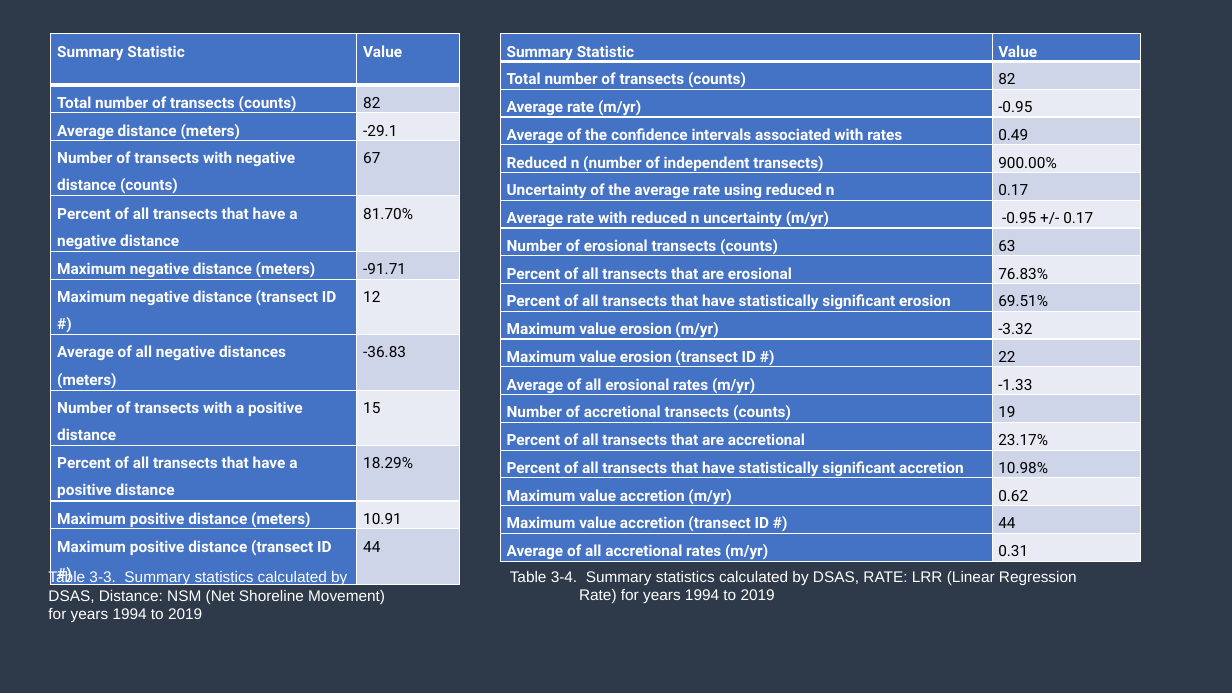
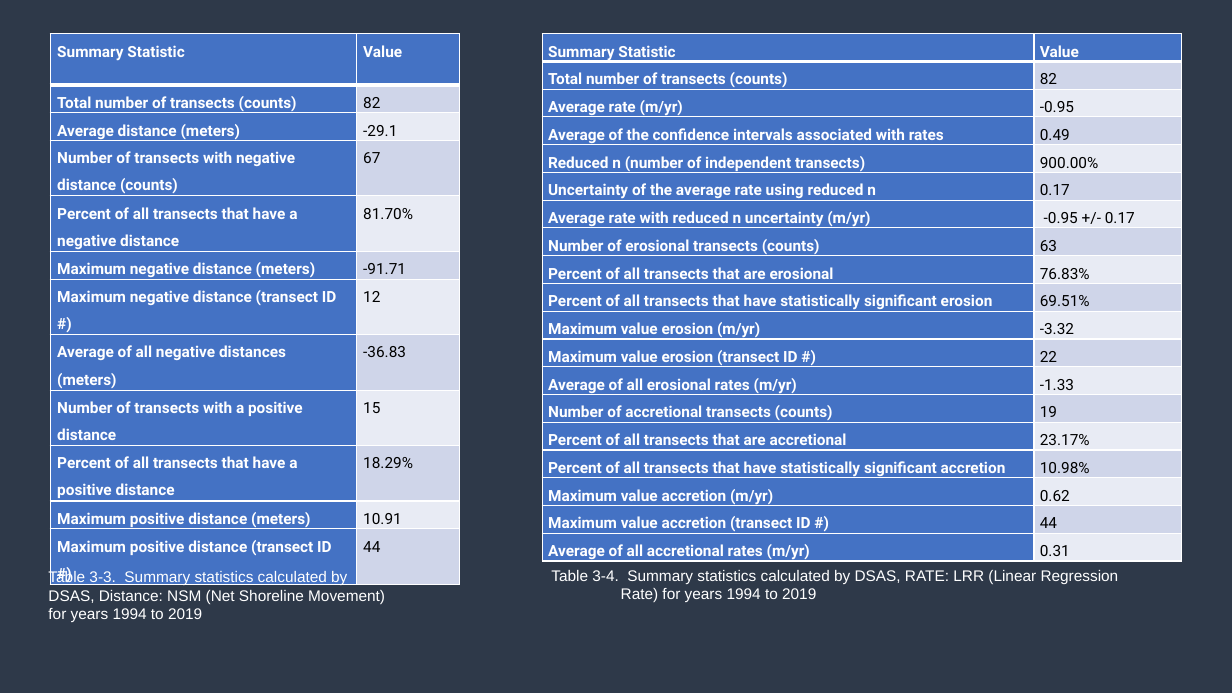
Before and after one commit to melimore86/graduate_courses, a slide deck: slide 21 of graduate_research/defense_moreno.pptx (slide 19 before the commit). Drawn at 1232x693 pixels with LibreOffice and Linux fonts; fonts in the diff are those of the drawing. Boxes give left, top, right and bottom in pixels: in the first picture for what was removed or moved away, otherwise in the second. Text is boxed around its words. In the diff, an @@ line names an element or a change of style, - is before the commit and + after.

```diff
--- a/graduate_research/defense_moreno.pptx
+++ b/graduate_research/defense_moreno.pptx
@@ table: place and size @@
-table at [501,33,1141,564]
+table at [543,33,1182,565]
@@ text "Table 3-4. Summary statistics calculated ...": place and size @@
-text "Table 3-4. Summary statistics calculated ..." at [510,571,1077,603]
+text "Table 3-4. Summary statistics calculated ..." at [551,570,1119,602]
```
Also in this commit, not shown: 5 other slides changed, 17 slides added, 14 slides removed, 2 other files.
